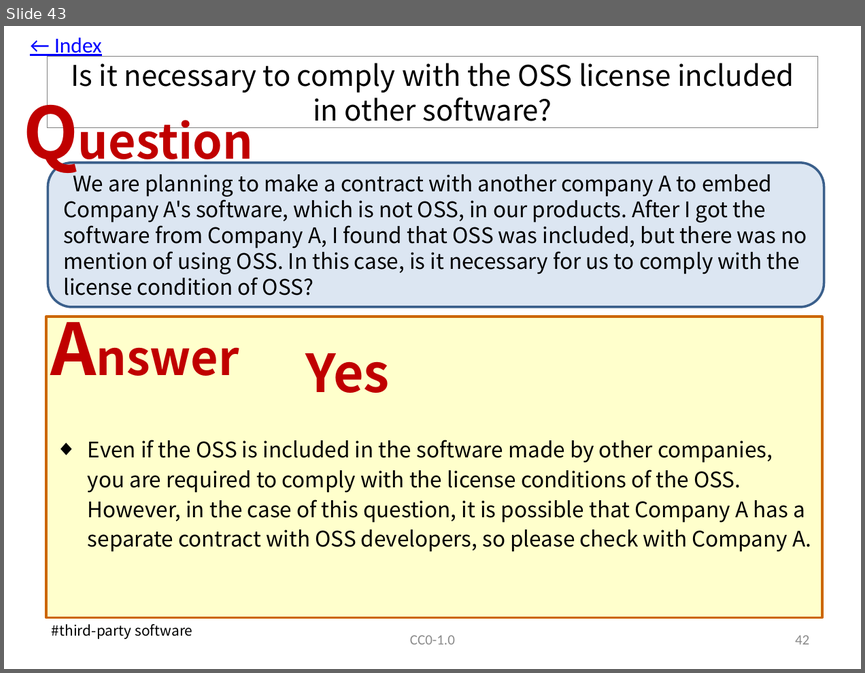
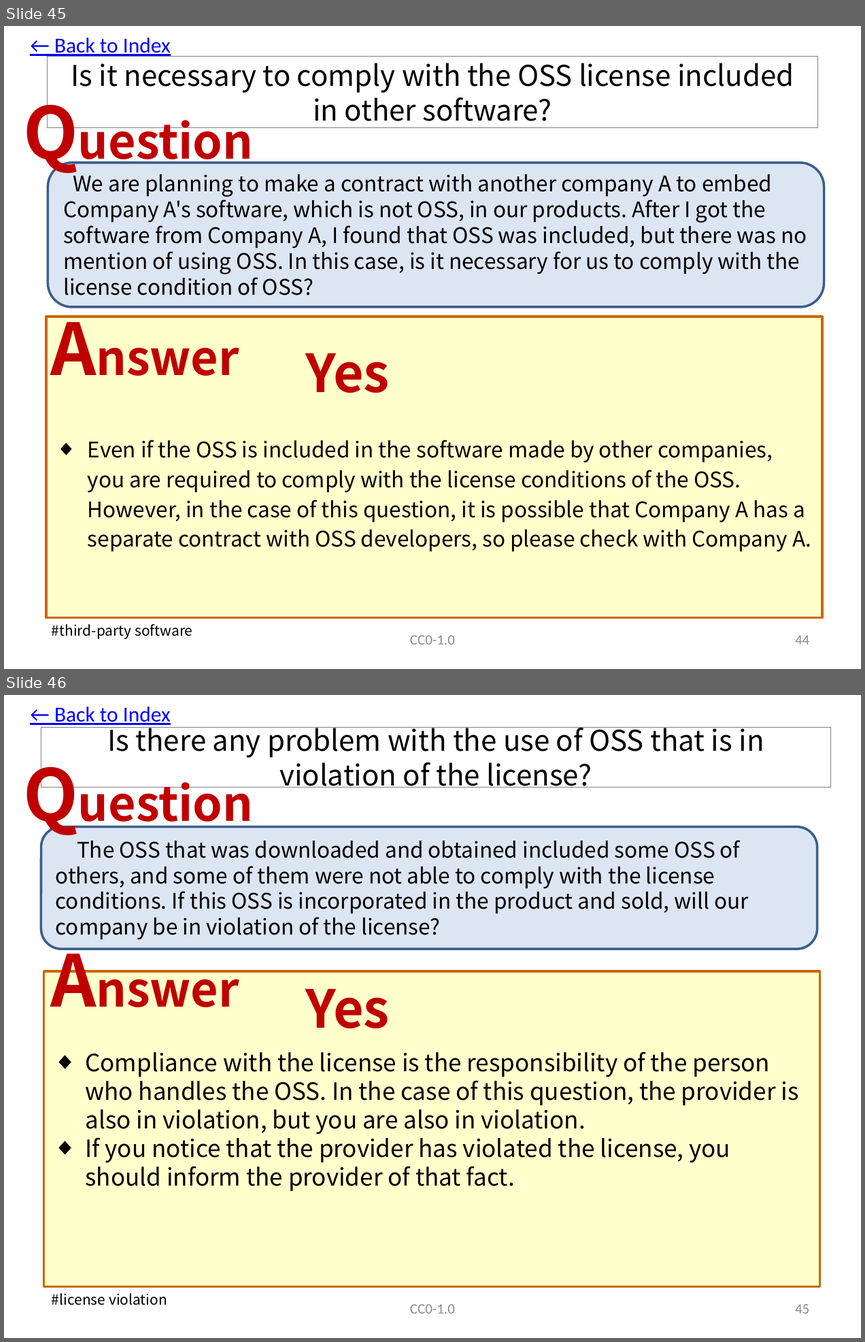
Before and after one commit to OpenChain-Project/OpenChain-JWG, a slide deck: Education_Material/FAQ/Misunderstandings_of_OSS_licenses_CC0.pptx. Shown one above the other, each under a label of ours: slide 43 before the commit, slides 45 and 46 after it. The pictures are 865x673 and 865x1342 pixels, drawn with LibreOffice and Linux fonts; fonts in the diff are those of the drawing. Boxes give left, top, right and bottom in pixels: in the first picture for what was removed or moved away, otherwise in the second. Text is boxed around its words. In the diff, an @@ line names an element or a change of style, - is before the commit and + after.

```diff
--- a/Education_Material/FAQ/Misunderstandings_of_OSS_licenses_CC0.pptx
+++ b/Education_Material/FAQ/Misunderstandings_of_OSS_licenses_CC0.pptx
@@ slide 46 added at [4,695,861,1338], background #FFFFFF @@
@@ text added at [54,707,171,725], 18 pt, text #0000FF, underline @@
+← Back to Index
@@ title added at [41,728,830,787], outline #808080 0.75 pt, 24 pt, text #000000 @@
+Is there any problem with the use of OSS that is in violation of the license?
@@ text added at [14,745,277,841], 40 pt, text #C00000, bold @@
+Question
@@ rounded rectangle added at [41,827,817,949], fill #DCE6F2, outline #3A5F8C 2 pt, 18 pt, text #000000 @@
+The OSS that was downloaded and obtained included some OSS of others, and some of them were not able to comply with the license conditions. If this OSS is incorporated in the product and sold, will our company be in violation of the license?
@@ text added at [41,930,267,1025], 40 pt, text #C00000, bold @@
+Answer
@@ rectangle added at [44,971,821,1286], fill #FFFFCC, outline #CC6600 2 pt @@
@@ text added at [306,989,390,1028], 44 pt, text #C00000, bold @@
+Yes
@@ text added at [85,1051,798,1191], 20 pt, text #000000 @@
+◆ Compliance with the license is the responsibility of the person who handles the OSS. In the case of this question, the provider is also in violation, but you are also in violation.
+◆ If you notice that the provider has violated the license, you should inform the provider of that fact.
@@ text added at [52,1293,167,1305], 12 pt, text #000000 @@
+#license violation
@@ text added at [410,1304,455,1313], 12 pt, text #8C8C8C @@
+CC0-1.0
@@ page number added at [795,1304,809,1313], 12 pt, text #8C8C8C @@
+45
@@ what was slide 43 is now slide 45 @@
@@ slide 45 changed as well @@
@@ text at [54,38,171,57]: text changed @@
-← Index
+← Back to Index
@@ page number at [795,635,809,644]: text changed @@
-42
+44
```
Also in this commit, not shown: 56 other slides changed, 5 other slides added.
